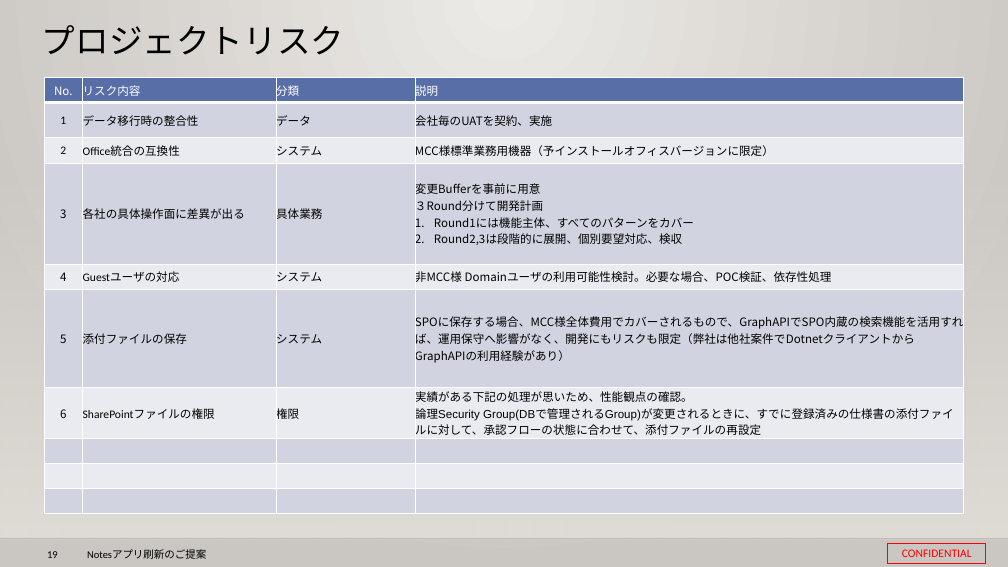
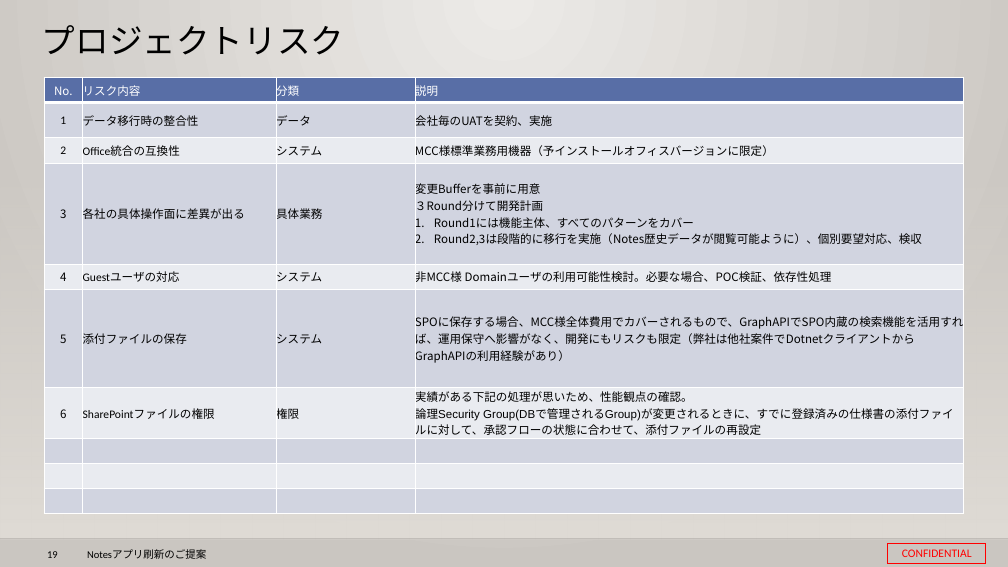
Before and after one commit to 0494938/Notes--CMS-Online, a slide deck: slide 19 of Notesアプリ刷新プロジェクト提案見積もり.pptx. Drawn at 1008x567 pixels with LibreOffice and Linux fonts; fonts in the diff are those of the drawing; background and template pictures are left out. Boxes give left, top, right and bottom in pixels: in the first picture for what was removed or moved away, otherwise in the second. Text is boxed around its words. In the diff, an @@ line names an element or a change of style, - is before the commit and + after.

```diff
--- a/Notesアプリ刷新プロジェクト提案見積もり.pptx
+++ b/Notesアプリ刷新プロジェクト提案見積もり.pptx
@@ table at box(44, 78, 964, 506) @@
-row 4, column 4: 変更Bufferを事前に用意 / ３Round分けて開発計画 / Round1には機能主体、すべてのパターンをカバー / Round2,3は段階的に展開、個別要望対応、検収
+row 4, column 4: 変更Bufferを事前に用意 / ３Round分けて開発計画 / Round1には機能主体、すべてのパターンをカバー / Round2,3は段階的に移行を実施（Notes歴史データが閲覧可能ように）、個別要望対応、検収
```
Also in this commit, not shown: 7 other slides changed, 1 other file.
